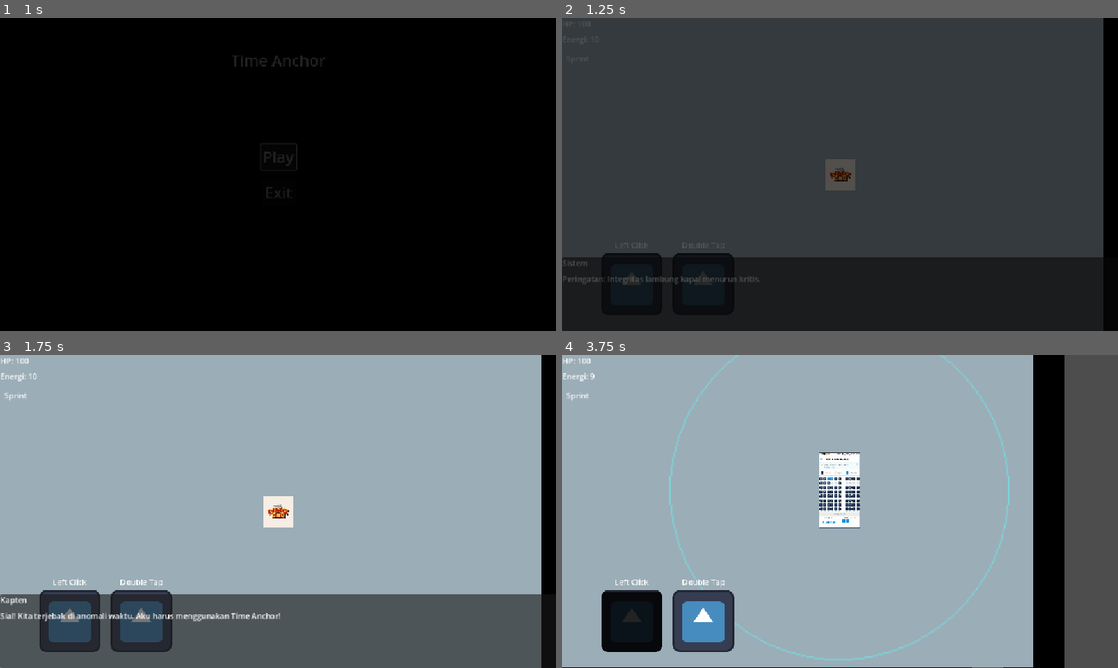
Above: before the commit, frames 1-4 (two rows, left to right).
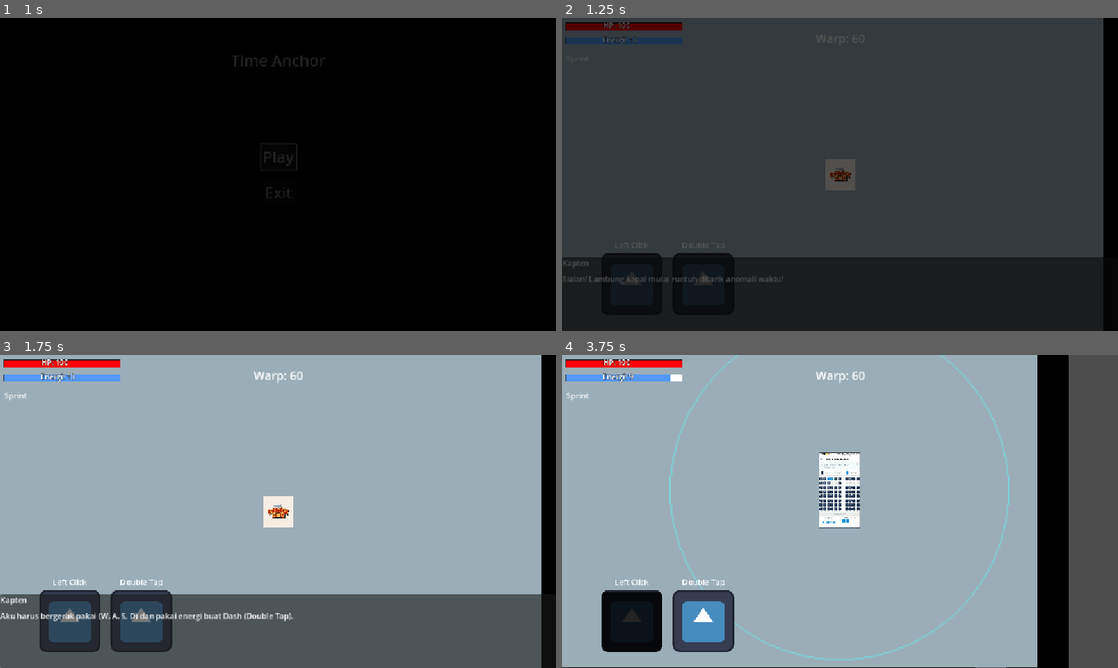
Above: after the commit, the same moments.

Repository: awanswangd/TimeAnchor
Game: Godot game, scene res://Scene/main_menu.tscn
Same seed, same stepped clock (60 frames per second), same inputs: the game is played once before the commit and once after it. The engine's default icon, where the game draws it, is replaced by a stand-in: a white triangle on a blue panel in a dark square.
Inputs (mouse positions are in pixels of both pictures, inside the frame that each line leads up to):
- Up to frame 1 (1 s): click "Play" at 0.5 s
- Up to frame 2 (1.25 s): no input
- Up to frame 3 (1.75 s): move the mouse to (400, 495) at 1.27 s; press the mouse at (400, 495) at 1.28 s; hold Right (ui_right) from 1.28 s (still down); tap Shift (sprint) at 1.55 s
- Up to frame 4 (3.75 s): tap Enter at 2 s; move the mouse to (728, 527) at 2.02 s; release Right (ui_right) at 2.03 s; release the mouse at (728, 527) at 2.03 s; hold Down (ui_down) 2.03-2.78 s; tap Shift (sprint) at 2.1, 3.05 s; click (728, 527) at 2.3 s; tap Space (detonate) at 2.75 s; move the mouse to (895, 442) at 2.77 s; hold Right (ui_right) 2.78-3.53 s; hold Space (detonate) 2.78-3.53 s; move the mouse to (812, 574) at 3.52 s; hold Up (ui_up) from 3.53 s (still down); click (812, 574) at 3.6 s

Frame 1 is identical in both runs. In frame 2, 1.3% of the frame differs, in the area x 0-55%, y 1-86%; in frame 3, 1.9%; in frame 4, 2.7%, in the area x 0-92%, y 0-100%.

Commit message:
Implement health and energy UI; add HealthBar and EnergyBar scenes, update UIManager, and enhance player and dialog functionalities.

Diff:
--- /dev/null
+++ b/Scene/EnergyBar.tscn
@@ -0,0 +1,49 @@
+[gd_scene load_steps=6 format=3 uid="uid://ddysq8c7hxaty"]
+
+[ext_resource type="Script" uid="uid://b6ob7pl5tqhdl" path="res://Scripts/energy_bar.gd" id="1_ophwt"]
+
+[sub_resource type="StyleBoxEmpty" id="StyleBoxEmpty_xd2j6"]
+
+[sub_resource type="StyleBoxFlat" id="StyleBoxFlat_p7aon"]
+bg_color = Color(0.324738, 0.598791, 0.971131, 1)
+
+[sub_resource type="StyleBoxFlat" id="StyleBoxFlat_21f8r"]
+bg_color = Color(0.137255, 0.137255, 0.137255, 1)
+expand_margin_left = 1.0
+expand_margin_top = 1.0
+expand_margin_right = 1.0
+expand_margin_bottom = 1.0
+shadow_color = Color(0, 0, 0, 0.27451)
+shadow_offset = Vector2(0, 1)
+
+[sub_resource type="StyleBoxFlat" id="StyleBoxFlat_sjwrr"]
+bg_color = Color(1, 1, 1, 1)
+
+[node name="EnergyBar" type="ProgressBar"]
+z_index = 1
+offset_right = 240.0
+offset_bottom = 4.0
+theme_override_styles/background = SubResource("StyleBoxEmpty_xd2j6")
+theme_override_styles/fill = SubResource("StyleBoxFlat_p7aon")
+value = 60.0
+show_percentage = false
+script = ExtResource("1_ophwt")
+
+[node name="DamageBar" type="ProgressBar" parent="."]
+z_index = -1
+layout_mode = 1
+anchors_preset = 15
+anchor_right = 1.0
+anchor_bottom = 1.0
+grow_horizontal = 2
+grow_vertical = 2
+theme_override_styles/background = SubResource("StyleBoxFlat_21f8r")
+theme_override_styles/fill = SubResource("StyleBoxFlat_sjwrr")
+value = 80.0
+show_percentage = false
+
+[node name="Timer" type="Timer" parent="."]
+wait_time = 0.5
+one_shot = true
+
+[connection signal="timeout" from="Timer" to="." method="_on_timer_timeout"]
--- /dev/null
+++ b/Scene/HealthBar.tscn
@@ -0,0 +1,49 @@
+[gd_scene load_steps=6 format=3 uid="uid://bbcxsqq6pge3p"]
+
+[ext_resource type="Script" uid="uid://62knvxqjjrv2" path="res://Scripts/health_bar.gd" id="1_w5s52"]
+
+[sub_resource type="StyleBoxEmpty" id="StyleBoxEmpty_xd2j6"]
+
+[sub_resource type="StyleBoxFlat" id="StyleBoxFlat_p7aon"]
+bg_color = Color(1, 0, 0, 1)
+
+[sub_resource type="StyleBoxFlat" id="StyleBoxFlat_21f8r"]
+bg_color = Color(0.137255, 0.137255, 0.137255, 1)
+expand_margin_left = 1.0
+expand_margin_top = 1.0
+expand_margin_right = 1.0
+expand_margin_bottom = 1.0
+shadow_color = Color(0, 0, 0, 0.27451)
+shadow_offset = Vector2(0, 1)
+
+[sub_resource type="StyleBoxFlat" id="StyleBoxFlat_sjwrr"]
+bg_color = Color(1, 1, 1, 1)
+
+[node name="HealthBar" type="ProgressBar"]
+z_index = 1
+offset_right = 240.0
+offset_bottom = 4.0
+theme_override_styles/background = SubResource("StyleBoxEmpty_xd2j6")
+theme_override_styles/fill = SubResource("StyleBoxFlat_p7aon")
+value = 60.0
+show_percentage = false
+script = ExtResource("1_w5s52")
+
+[node name="DamageBar" type="ProgressBar" parent="."]
+z_index = -1
+layout_mode = 1
+anchors_preset = 15
+anchor_right = 1.0
+anchor_bottom = 1.0
+grow_horizontal = 2
+grow_vertical = 2
+theme_override_styles/background = SubResource("StyleBoxFlat_21f8r")
+theme_override_styles/fill = SubResource("StyleBoxFlat_sjwrr")
+value = 80.0
+show_percentage = false
+
+[node name="Timer" type="Timer" parent="."]
+wait_time = 0.5
+one_shot = true
+
+[connection signal="timeout" from="Timer" to="." method="_on_timer_timeout"]
--- a/Scene/main.tscn
+++ b/Scene/main.tscn
@@ -8,7 +8,9 @@
 [ext_resource type="Script" uid="uid://dx5tuvp2ugmt1" path="res://Scripts/enemy_spawner.gd" id="6_1xcnr"]
 [ext_resource type="Script" uid="uid://ccquy3ffukec5" path="res://Scripts/ui_manager.gd" id="6_ow1sv"]
 [ext_resource type="Script" uid="uid://c31nxo4fgt5n2" path="res://Scripts/game_manager.gd" id="7_ow1sv"]
+[ext_resource type="PackedScene" uid="uid://bbcxsqq6pge3p" path="res://Scene/HealthBar.tscn" id="9_3pt4j"]
 [ext_resource type="PackedScene" uid="uid://kq33rjky8c81" path="res://Scene/SkillUI.tscn" id="9_c2iwn"]
+[ext_resource type="PackedScene" uid="uid://ddysq8c7hxaty" path="res://Scene/EnergyBar.tscn" id="10_7y4ci"]
 
 [sub_resource type="TileSetAtlasSource" id="TileSetAtlasSource_2wwxx"]
 texture = ExtResource("1_sblpm")
@@ -52,39 +54,102 @@
 script = ExtResource("7_ow1sv")
 survival_duration = 3.0
 
-[node name="UIManager" type="CanvasLayer" parent="."]
+[node name="UIManager" type="CanvasLayer" parent="." groups=["ui_mannager"]]
 process_mode = 3
 script = ExtResource("6_ow1sv")
 
-[node name="HealthLabel" type="Label" parent="UIManager"]
-offset_right = 40.0
-offset_bottom = 23.0
+[node name="GameplayHUD" type="Control" parent="UIManager"]
+layout_mode = 3
+anchors_preset = 15
+anchor_right = 1.0
+anchor_bottom = 1.0
+grow_horizontal = 2
+grow_vertical = 2
+mouse_filter = 2
+metadata/_edit_use_anchors_ = true
+
+[node name="HealthBar" parent="UIManager/GameplayHUD" groups=["health_bar"] instance=ExtResource("9_3pt4j")]
+layout_mode = 1
+anchors_preset = -1
+anchor_bottom = 0.0154321
+offset_left = 8.0
+offset_top = 10.0
+offset_right = 248.0
+offset_bottom = 14.0
+metadata/_edit_use_anchors_ = true
+
+[node name="HealthLabel" type="Label" parent="UIManager/GameplayHUD/HealthBar"]
+texture_filter = 1
+layout_mode = 1
+anchors_preset = -1
+anchor_left = 0.5
+anchor_top = 0.428571
+anchor_right = 0.5
+anchor_bottom = 0.428571
+offset_left = -43.5
+offset_top = -11.5
+offset_right = 43.5
+offset_bottom = 11.5
+grow_horizontal = 2
+grow_vertical = 2
+theme_override_colors/font_outline_color = Color(0, 0, 0, 1)
+theme_override_constants/outline_size = 2
+theme_override_font_sizes/font_size = 15
 text = "Health: xxx"
-
-[node name="EnergyLabel" type="Label" parent="UIManager"]
-offset_top = 32.0
-offset_right = 88.0
-offset_bottom = 55.0
+metadata/_edit_use_anchors_ = true
+
+[node name="EnergyBar" parent="UIManager/GameplayHUD" groups=["energy_bar"] instance=ExtResource("10_7y4ci")]
+layout_mode = 1
+anchors_preset = -1
+anchor_bottom = 0.0138889
+offset_left = 8.0
+offset_top = 40.0
+offset_right = 248.0
+offset_bottom = 44.0
+metadata/_edit_use_anchors_ = true
+
+[node name="EnergyLabel" type="Label" parent="UIManager/GameplayHUD/EnergyBar"]
+texture_filter = 1
+layout_mode = 1
+anchors_preset = 8
+anchor_left = 0.5
+anchor_top = 0.5
+anchor_right = 0.5
+anchor_bottom = 0.5
+offset_left = -44.0
+offset_top = -12.5
+offset_right = 44.0
+offset_bottom = 10.5
+grow_horizontal = 2
+grow_vertical = 2
+theme_override_colors/font_outline_color = Color(0, 0, 0, 1)
+theme_override_constants/outline_size = 2
+theme_override_font_sizes/font_size = 15
 text = "Energy: xxx"
 
-[node name="Sprint_Button_Prompt" type="Label" parent="UIManager"]
+[node name="SkillUI" parent="UIManager/GameplayHUD" instance=ExtResource("9_c2iwn")]
+layout_mode = 1
+offset_right = 356.0
+
+[node name="WarpTimerLabel" type="Label" parent="UIManager/GameplayHUD"]
+layout_mode = 1
+anchors_preset = 5
+anchor_left = 0.5
+anchor_right = 0.5
+offset_left = -51.5
+offset_top = 24.0
+offset_right = 51.5
+offset_bottom = 58.0
+grow_horizontal = 2
+theme_override_font_sizes/font_size = 24
+text = "Warp: 60"
+
+[node name="Sprint_Button_Prompt" type="Label" parent="UIManager/GameplayHUD"]
 offset_left = 8.0
 offset_top = 72.0
 offset_right = 55.0
 offset_bottom = 95.0
 text = "Sprint"
-
-[node name="WarpTimerLabel" type="Label" parent="UIManager"]
-anchors_preset = 5
-anchor_left = 0.5
-anchor_right = 0.5
-offset_left = -51.5
-offset_top = 24.0
-offset_right = 51.5
-offset_bottom = 58.0
-grow_horizontal = 2
-theme_override_font_sizes/font_size = 24
-text = "Warp: 60"
 
 [node name="GameOverPanel" type="Panel" parent="UIManager"]
 visible = false
@@ -178,5 +243,3 @@
 grow_vertical = 2
 theme_override_font_sizes/font_size = 32
 text = "Objective Text"
-
-[node name="SkillUI" parent="UIManager" instance=ExtResource("9_c2iwn")]
--- a/Scripts/dialog_overlay.gd
+++ b/Scripts/dialog_overlay.gd
@@ -8,6 +8,9 @@
 
 func _ready() -> void:
 	get_tree().paused = true
+	var ui = get_tree().get_first_node_in_group("ui_manager")
+	if ui != null and ui.has_method("hide_hud"):
+		ui.hide_hud()
 	next_dialog_line()
 
 func next_dialog_line() -> void:
@@ -27,6 +30,9 @@
 func end_dialog() -> void:
 	$DialogBox.hide()
 	await get_tree().create_timer(0.1).timeout
+	var ui = get_tree().get_first_node_in_group("ui_manager")
+	if ui != null and ui.has_method("show_hud"):
+		ui.show_hud()
 	get_tree().paused = false
 	queue_free()
 
--- /dev/null
+++ b/Scripts/energy_bar.gd
@@ -0,0 +1,35 @@
+extends ProgressBar
+
+@onready var damage_bar: ProgressBar = $DamageBar
+@onready var timer: Timer = $Timer
+
+var energy: int = 0 : set = _set_energy
+
+func _set_energy(new_energy: int) -> void:
+	var prev_energy = energy
+	energy = min(max_value, new_energy)
+	value = energy
+
+	if energy <= 0:
+		queue_free()
+
+	if damage_bar != null and timer != null:
+		if energy < prev_energy:
+			timer.start()
+		else:
+			damage_bar.value = energy
+
+func init_energy(_energy: int) -> void:
+	max_value = _energy
+
+	if damage_bar != null:
+		damage_bar.max_value = _energy
+		damage_bar.value = _energy
+	energy = _energy
+
+func _on_timer_timeout() -> void:
+	if damage_bar != null:
+		var tween = create_tween()
+		tween.tween_property(damage_bar, "value", energy, 0.4) \
+		.set_trans(Tween.TRANS_SINE) \
+		.set_ease(Tween.EASE_OUT)
--- a/Scripts/game_manager.gd
+++ b/Scripts/game_manager.gd
@@ -14,16 +14,11 @@
 	ui_manager = get_parent().get_node("UIManager")
 	if ui_manager != null and ui_manager.has_method("hide_warp_timer"):
 		ui_manager.hide_warp_timer()
-
+	if not Global.is_tutorial_done:
+		mulai_monolog_tutorial()
+	else:
+		print("Tutorial di-skip, langsung gelut!")
 	current_timer = survival_duration
-	if dialog_scene != null:
-		var dialog_instance = dialog_scene.instantiate()
-		dialog_instance.dialog_queue = [
-			"Sistem|Peringatan: Integritas lambung kapal menurun kritis.",
-			"Kapten|Sial! Kita terjebak di anomali waktu. Aku harus menggunakan Time Anchor!",
-			"Kapten|Kumpulkan energi untuk menyalakan mesin Warp sebelum terlambat!"
-		]
-		get_parent().add_child.call_deferred(dialog_instance)
 
 func _process(delta: float) -> void:
 	if ui_manager == null: return
@@ -100,3 +95,16 @@
 	if ui_manager.has_method("show_win"):
 		ui_manager.show_win()
 		set_process(false)
+
+func mulai_monolog_tutorial() -> void:
+	if dialog_scene != null:
+		var dialog_instance = dialog_scene.instantiate()
+
+		dialog_instance.dialog_queue = [
+			"Kapten|Sialan! Lambung kapal mulai runtuh ditarik anomali waktu!",
+			"Kapten|Aku harus bergerak pakai (W, A, S, D) dan pakai energi buat Dash (Double Tap).",
+			"Kapten|Kalau ada lantai berlubang, aku bisa menambalnya dengan Time Anchor (Klik Kiri)...",
+			"Kapten|Tapi hati-hati, Anchor itu bakal meledak! Aku harus bertahan hidup!"
+		]
+		get_parent().add_child.call_deferred(dialog_instance)
+		Global.is_tutorial_done = true
--- /dev/null
+++ b/Scripts/global.gd
@@ -0,0 +1,3 @@
+extends Node
+
+var is_tutorial_done: bool = false
--- a/Scripts/grid_manager.gd
+++ b/Scripts/grid_manager.gd
@@ -2,25 +2,20 @@
 
 @export var arena_tilemap: TileMapLayer
 @export var decay_speed: float = 0.5
-
-# Masukkan koordinat atlas lantai Anda dari Langkah 1 (ganti jika bukan 0,0)
 @export var floor_atlas_coords: Vector2i = Vector2i(0, 0)
 
 var decay_timer: Timer
 var initial_floor_blueprint: Dictionary = {}
 
 func _ready() -> void:
-	# Daftarkan node ini ke grup secara otomatis lewat kode agar anti-lupa
 	add_to_group("grid_manager")
 
 	if arena_tilemap != null:
-		# Ambil semua kotak yang digambar di dalam TileMap
 		var all_cells = arena_tilemap.get_used_cells()
 
 		for cell in all_cells:
 			var cell_coords = arena_tilemap.get_cell_atlas_coords(cell)
 
-			# HANYA catat ubin yang koordinat atlasnya cocok dengan lantai
 			if cell_coords == floor_atlas_coords:
 				initial_floor_blueprint[cell] = true
 
@@ -37,15 +32,13 @@
 	var active_floors = []
 
 	for cell in initial_floor_blueprint.keys():
-		# Jika kotak tersebut saat ini masih berupa lantai utuh
 		if arena_tilemap.get_cell_atlas_coords(cell) == floor_atlas_coords:
 			active_floors.append(cell)
 
 	if active_floors.size() > 0:
 		var random_index = randi() % active_floors.size()
 		var target_cell = active_floors[random_index]
-		arena_tilemap.set_cell(target_cell, -1) # Ubah jadi Void (-1)
+		arena_tilemap.set_cell(target_cell, -1)
 
-# Fungsi validasi untuk Time Anchor
 func is_original_floor(grid_pos: Vector2i) -> bool:
 	return initial_floor_blueprint.has(grid_pos)
--- /dev/null
+++ b/Scripts/health_bar.gd
@@ -0,0 +1,35 @@
+extends ProgressBar
+
+@onready var damage_bar: ProgressBar = $DamageBar
+@onready var timer: Timer = $Timer
+
+var health: int = 0 : set = _set_health
+
+func _set_health(new_health: int) -> void:
+	var prev_health = health
+	health = min(max_value, new_health)
+	value = health
+
+	if health <= 0:
+		queue_free()
+
+	if damage_bar != null and timer != null:
+		if health < prev_health:
+			timer.start()
+		else:
+			damage_bar.value = health
+
+func init_health(_health: int) -> void:
+	max_value = _health
+
+	if damage_bar != null:
+		damage_bar.max_value = _health
+		damage_bar.value = _health
+	health = _health
+
+func _on_timer_timeout() -> void:
+	if damage_bar != null:
+		var tween = create_tween()
+		tween.tween_property(damage_bar, "value", health, 0.4) \
+		.set_trans(Tween.TRANS_SINE) \
+		.set_ease(Tween.EASE_OUT)
--- a/Scripts/player.gd
+++ b/Scripts/player.gd
@@ -1,43 +1,66 @@
 extends CharacterBody2D
 
-@export var speed: float = 200.0
+#SIGNALS & PRELOADS
+signal health_changed(new_health: int)
+signal energy_changed(new_energy: int)
+signal anchor_placed(position: Vector2)
+signal player_died
+
+var energy_drop_scene = preload("res://Scene/EnergyDrop.tscn")
+
+#REFERENCES
+@export_category("References")
+@export var time_anchor_scene: PackedScene
+@export var arena_tilemap: TileMapLayer
+
+#PLAYER STATS
+@export_category("Player Stats")
 @export var max_health: int = 100
 @export var starting_energy: int = 100
-@export var anchor_cost: int = 1
-@export var time_anchor_scene: PackedScene
-@export var arena_tilemap: TileMapLayer
-var void_damage_timer: float = 0.0
-var void_damage_interval: float = 0.5
-var sprint_tick_timer: float = 0.0
+@export var speed: float = 200.0
+
 var current_health: int
 var current_energy: int
-@export var dash_speed_multiplier: float = 3.5 # Seberapa cepat melesat saat dash
-@export var dash_duration: float = 0.2 # Lama dash berlangsung (sangat singkat)
-@export var dash_cooldown_time: float = 2.5 # Jeda antar dash
-@export var dash_energy_cost: int = 1 # Biaya bensin untuk 1x dash
-@export var anchor_cooldown_time: float = 3.0 #Durasi cooldown anchor
-var anchor_current_cooldown: float = 0.0 #Waktu cooldown yang sedang berjalan
+var sprint_tick_timer: float = 0.0
+
+#DASH SYSTEM
+@export_group("Dash Settings")
+@export var dash_speed_multiplier: float = 3.5
+@export var dash_duration: float = 0.2
+@export var dash_cooldown_time: float = 2.5
+@export var dash_energy_cost: int = 1
+
 var is_dashing: bool = false
 var dash_direction: Vector2 = Vector2.ZERO
 var dash_timer: float = 0.0
 var current_cooldown: float = 0.0
+var double_tap_window: float = 0.25
+var double_tap_timer: float = 0.0
 var last_key_pressed: String = ""
-var double_tap_timer: float = 0.0
-var double_tap_window: float = 0.25 # Waktu maksimal untuk tap kedua
-
-signal health_changed(new_health)
-signal energy_changed(new_energy)
-signal anchor_placed(position)
-signal player_died
-var energy_drop_scene = preload("res://Scene/EnergyDrop.tscn")
+
+#TIME ANCHOR
+@export_group("Anchor Settings")
+@export var anchor_cost: int = 1
+@export var anchor_cooldown_time: float = 3.0
+var anchor_current_cooldown: float = 0.0
+
+#ENVIRONMENT (VOID DAMAGE)
+var void_damage_interval: float = 0.5
+var void_damage_timer: float = 0.0
 
 func _ready() -> void:
-	# Inisialisasi status awal
 	add_to_group("player")
 	current_health = max_health
 	current_energy = starting_energy
 
-	# Pancarkan signal awal agar UI bisa melakukan render angka yang tepat
+	var hb = get_tree().get_first_node_in_group("health_bar")
+	if hb != null and hb.has_method("init_health"):
+		hb.call_deferred("init_health", max_health)
+
+	var eb = get_tree().get_first_node_in_group("energy_bar")
+	if eb != null and eb.has_method("init_energy"):
+		eb.call_deferred("init_energy", starting_energy)
+
 	health_changed.emit(current_health)
 	energy_changed.emit(current_energy)
 
@@ -47,7 +70,7 @@
 	check_double_tap(delta)
 	handle_movement(delta)
 	if not is_dashing:
-		check_void_damage(delta) # Cek void hanya saat tidak sedang dash
+		check_void_damage(delta)
 
 func _unhandled_input(event: InputEvent) -> void:
 	if event.is_action_pressed("place_anchor"):
@@ -59,14 +82,12 @@
 		velocity = dash_direction * (speed * dash_speed_multiplier)
 		move_and_slide()
 
-		# Deteksi tabrak mati
 		for i in get_slide_collision_count():
 			var collision = get_slide_collision(i)
 			var collider = collision.get_collider()
 			if collider != null and collider.is_in_group("enemy"):
 				if collider.is_in_group("boss"):
 					continue
-				print("DASH-KILL SUCCESS!")
 				if collider.has_method("die"):
 					collider.die()
 		if dash_timer <= 0:
@@ -77,8 +98,7 @@
 		var current_speed = speed
 
 		if Input.is_action_pressed("sprint") and current_energy > 0 and input_dir != Vector2.ZERO:
-			# Player pakai SHIFT
-			current_speed = speed * 1.6 # Dibuat sedikit lebih lambat dari Dash biar terasa bedanya
+			current_speed = speed * 1.6
 			sprint_tick_timer += delta
 
 			if sprint_tick_timer >= 0.2:
@@ -131,27 +151,27 @@
 
 	current_energy -= dash_energy_cost
 	energy_changed.emit(current_energy)
+	var eb = get_tree().get_first_node_in_group("energy_bar")
+	if eb != null:
+		eb.set_deferred("energy", current_energy)
 
 func try_place_anchor() -> void:
-	print("Mencoba menanam Anchor...")
 	#Cek 1
 	if anchor_current_cooldown > 0:
-		print("GAGAL: Anchor masih cooldown! Sisa waktu: ", anchor_current_cooldown)
-		return
-	# Cek 2
+		return
+	#Cek 2
 	if time_anchor_scene == null:
-		print("GAGAL: time_anchor_scene masih KOSONG di Inspector Player!")
 		return
 	#Cek 3
 	if current_energy < anchor_cost:
-		print("GAGAL: Energi habis! Sisa energi: ", current_energy)
-		return
-
-	print("SUKSES: Syarat terpenuhi, Anchor muncul!")
+		return
 
 	current_energy -= anchor_cost
 	anchor_current_cooldown = anchor_cooldown_time
 	energy_changed.emit(current_energy)
+	var eb = get_tree().get_first_node_in_group("energy_bar")
+	if eb != null:
+		eb.set_deferred("energy", current_energy)
 	var cam = get_tree().get_first_node_in_group("camera")
 	if cam != null and cam.has_method("apply_shake"):
 		cam.apply_shake(4.5)
@@ -165,19 +185,24 @@
 		skill_ui.start_anchor_cooldown()
 
 func take_damage(amount: int) -> void:
+	if current_health <= 0:
+		return
 	current_health -= amount
 	health_changed.emit(current_health)
 	var cam = get_tree().get_first_node_in_group("camera")
 	if cam != null and cam.has_method("apply_shake"):
 		cam.apply_shake(3.5)
-
-	# Efek visual sederhana saat terkena damage (opsional)
+	var hb = get_tree().get_first_node_in_group("health_bar")
+	if hb != null:
+		hb.set_deferred("health", current_health)
+
 	modulate = Color.RED
 	await get_tree().create_timer(0.1).timeout
 	modulate = Color.WHITE
 
 	if current_health <= 0:
 		die()
+
 
 func die() -> void:
 	player_died.emit()
--- a/Scripts/transition_manager.gd
+++ b/Scripts/transition_manager.gd
@@ -4,10 +4,12 @@
 
 func change_scene(target_path: String) -> void:
 	color_rect.mouse_filter = Control.MOUSE_FILTER_STOP
+
 	var tween_out = create_tween()
 	tween_out.tween_property(color_rect, "modulate:a", 1.0, 0.5)
 	await tween_out.finished
 	get_tree().change_scene_to_file(target_path)
+
 	var tween_in = create_tween()
 	tween_in.tween_property(color_rect, "modulate:a", 0.0, 0.5)
 	await tween_in.finished
--- a/Scripts/ui_manager.gd
+++ b/Scripts/ui_manager.gd
@@ -1,12 +1,15 @@
 extends CanvasLayer
-
-@onready var health_label: Label = $HealthLabel
-@onready var energy_label: Label = $EnergyLabel
+@onready var gameplay_hud: Control = $GameplayHUD
+@onready var health_label: Label = $GameplayHUD/HealthBar/HealthLabel
+@onready var energy_label: Label = $GameplayHUD/EnergyBar/EnergyLabel
 @onready var game_over_panel: Panel = $GameOverPanel
 @onready var restart_button: Button = $GameOverPanel/HBoxContainer/RestartButton
 @onready var exit_button: Button = $GameOverPanel/HBoxContainer/MenuButton
-@onready var warp_timer_label: Label = $WarpTimerLabel
+@onready var warp_timer_label: Label = $GameplayHUD/WarpTimerLabel
 @onready var you_win_panel: Panel = $WinningPanel
+@onready var health_bar: ProgressBar = $GameplayHUD/HealthBar
+@onready var energy_bar: ProgressBar = $GameplayHUD/EnergyBar
+
 
 func _ready() -> void:
 	restart_button.pressed.connect(restart_game)
@@ -22,16 +25,20 @@
 		update_energy(player.current_energy)
 
 func update_health(new_health: int) -> void:
-	health_label.text = "HP: " + str(new_health)
+	if is_instance_valid(health_label):
+		health_label.text = "HP: " + str(new_health)
 
 func update_energy(new_energy: int) -> void:
 	energy_label.text = "Energi: " + str(new_energy)
 
 func show_game_over() -> void:
-	game_over_panel.show()
+	hide_hud()
+	if game_over_panel != null:
+		game_over_panel.show()
 	get_tree().paused = true
 
 func show_win() -> void:
+	hide_hud()
 	if you_win_panel != null:
 		you_win_panel.show()
 	get_tree().paused = true
@@ -62,3 +69,11 @@
 
 func exit_game() -> void:
 	Transition.change_scene("res://Scene/main_menu.tscn")
+
+func hide_hud() -> void:
+	if gameplay_hud != null:
+		gameplay_hud.hide()
+
+func show_hud() -> void:
+	if gameplay_hud != null:
+		gameplay_hud.show()
--- a/project.godot
+++ b/project.godot
@@ -22,6 +22,7 @@
 [autoload]
 
 Transition="*res://Scene/transition_manager.tscn"
+Global="*res://Scripts/global.gd"
 
 [display]
 
@@ -32,6 +33,9 @@
 
 enemy=""
 skill_ui=""
+health_bar=""
+energy_bar=""
+ui_mannager=""
 
 [input]
 
Not shown: 2 places in Scene/main.tscn that only renumber resources
Not shown, added: Scripts/energy_bar.gd.uid
Not shown, added: Scripts/global.gd.uid
Not shown, added: Scripts/health_bar.gd.uid
